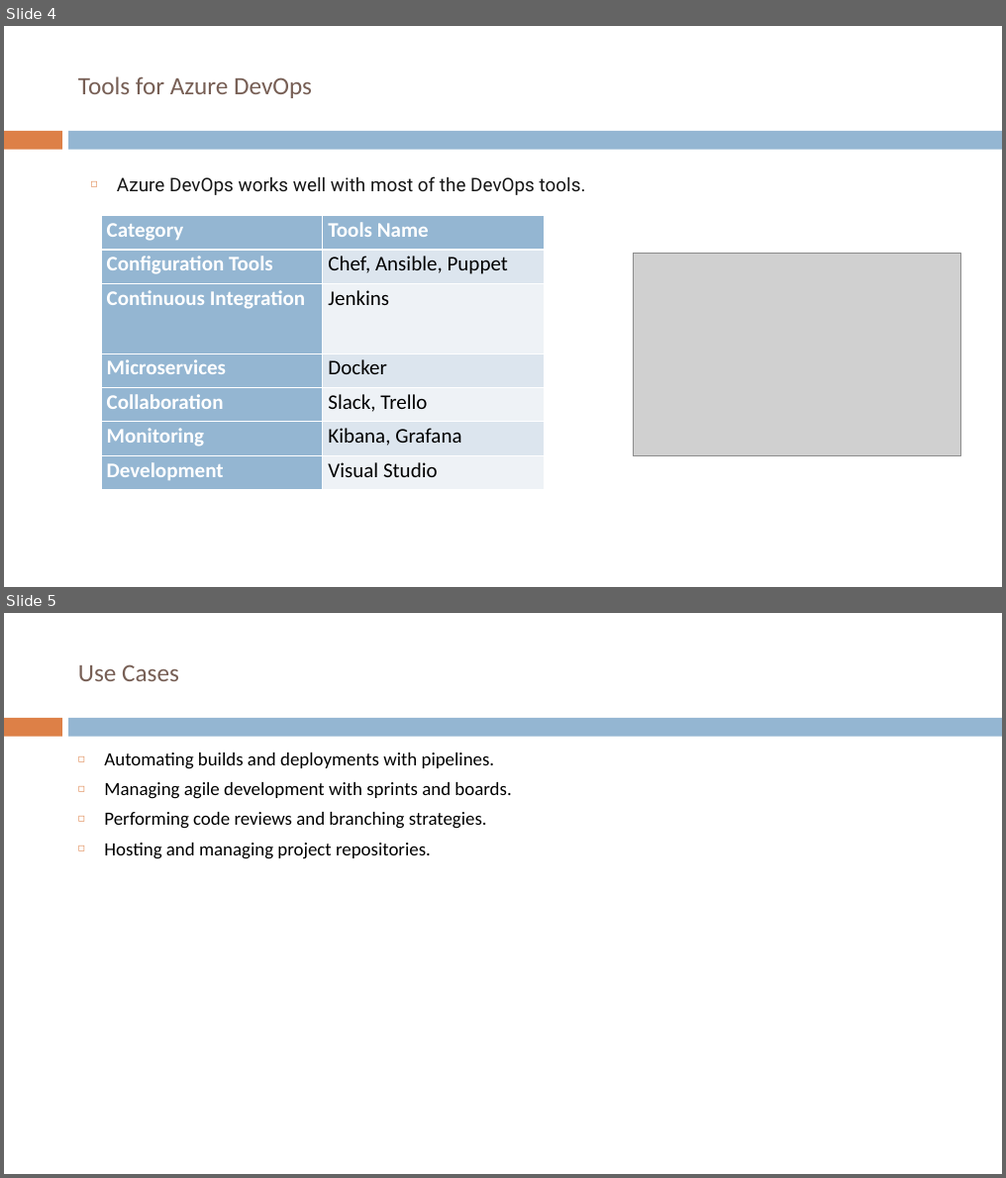
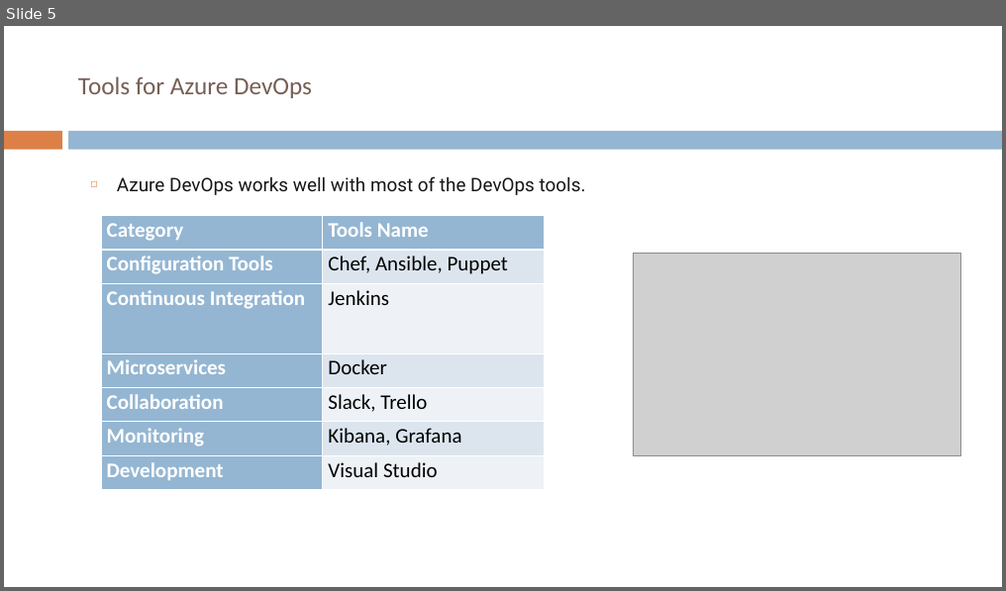
Before and after one commit to santuparsi/DevOps, a slide deck: AzureDevOps/PPT/Azure-DevOps Overview.pptx. Shown one above the other, each under a label of ours: slides 4 and 5 before the commit, slide 5 after it. The pictures are 1006x1178 and 1006x591 pixels, drawn with LibreOffice and Linux fonts; fonts in the diff are those of the drawing; grey boxes stand for pictures. Boxes give left, top, right and bottom in pixels: in the first picture for what was removed or moved away, otherwise in the second. Text is boxed around its words. In the diff, an @@ line names an element or a change of style, - is before the commit and + after.

```diff
--- a/AzureDevOps/PPT/Azure-DevOps Overview.pptx
+++ b/AzureDevOps/PPT/Azure-DevOps Overview.pptx
@@ slide 5 removed at (4, 613, 1002, 1174), background #FFFFFF; not listed: 2 template elements that a slide beside it also shows @@
@@ title removed at (78, 664, 179, 681) @@
-Use Cases
@@ text removed at (104, 753, 511, 860) @@
-◻ Automating builds and deployments with pipelines.
-◻ Managing agile development with sprints and boards.
-◻ Performing code reviews and branching strategies.
-◻ Hosting and managing project repositories.
@@ what was slide 4 is now slide 5 @@
```
Also in this commit, not shown: 3 slides changed, 1 other slide removed, 10 other files.
